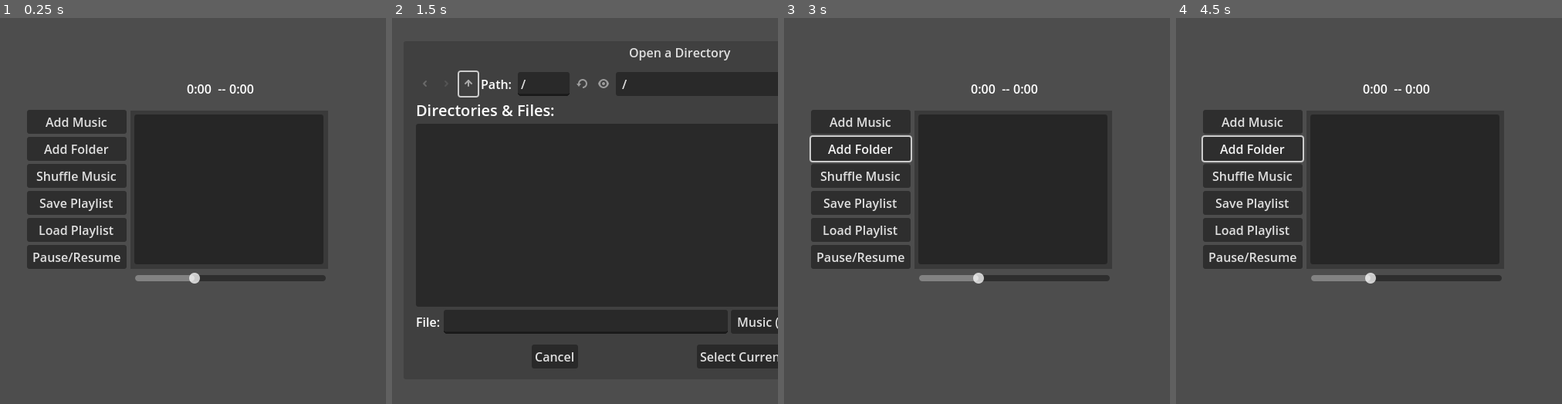
Above: before the commit, frames 1-4 (left to right).
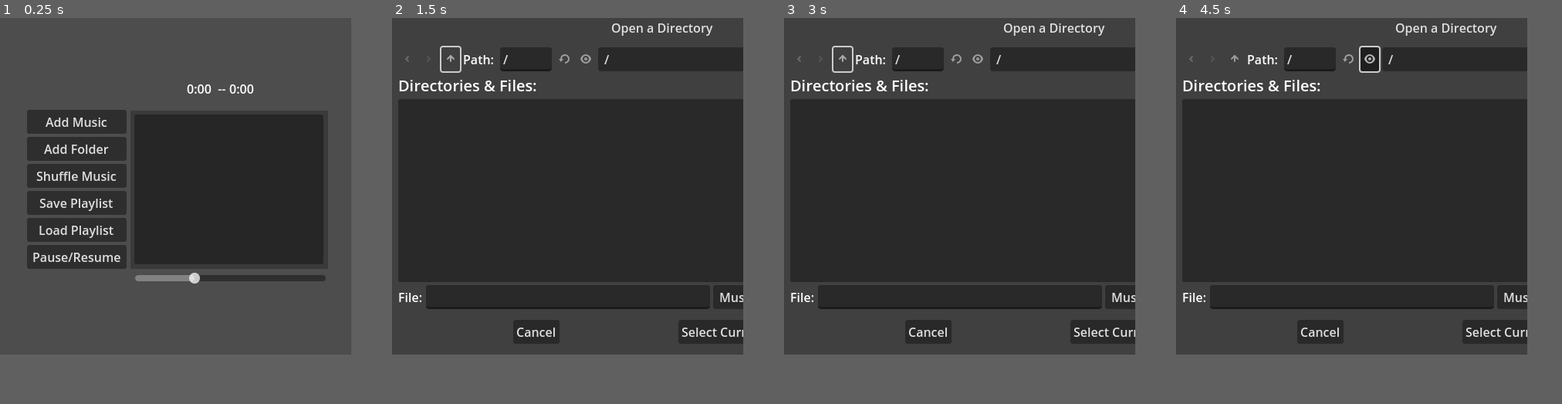
Above: after the commit, the same moments.

Repository: KindaWrks/Music-Player
Game: Godot game, scene res://MusicNode.tscn
Same seed, same stepped clock (60 frames per second), same inputs: the game is played once before the commit and once after it.
Inputs (mouse positions are in pixels of both pictures, inside the frame that each line leads up to; where the layout moved, square brackets give the same spot in the first picture):
- Up to frame 1 (0.25 s): no input
- Up to frame 2 (1.5 s): click "Add Folder" at 0.5 s; click (457, 64) [469, 83] at 1.25 s
- Up to frame 3 (3 s): click (849, 64) [861, 83] at 2 s; click (1154, 357) at 2.75 s, where only the run before the commit has a clickable "Select Current Folder"
- Up to frame 4 (4.5 s): click (1365, 64) at 3.52 s; click (1388, 64) at 4.27 s
In our replay, the window is 500x500 before the commit and 455x436 after it. These sizes can differ from the game's own. Grey fills any space a smaller window leaves; there, only what the larger window draws over its background counts as a difference.

The runs differ from the first frame. In frame 1, only the window size differs. In frame 2, 11% of the frame differs, in the area x 1-100%, y 1-91%; in frame 3, 24%; in frame 4, 24%, in the area x 1-91%, y 1-85%.

Commit message:
resize main window, move fds

Diff:
--- a/MusicNode.tscn
+++ b/MusicNode.tscn
@@ -12,7 +12,7 @@
 
 [node name="FD_OPENfiles" type="FileDialog" parent="."]
 title = "Open File(s)"
-position = Vector2i(23, 62)
+position = Vector2i(0, 30)
 size = Vector2i(454, 400)
 ok_button_text = "Open"
 file_mode = 1
@@ -20,7 +20,7 @@
 
 [node name="FD_OPENfolder" type="FileDialog" parent="."]
 title = "Open a Directory"
-position = Vector2i(23, 62)
+position = Vector2i(0, 30)
 size = Vector2i(454, 400)
 ok_button_text = "Select Current Folder"
 file_mode = 2
--- a/project.godot
+++ b/project.godot
@@ -18,8 +18,8 @@
 
 [display]
 
-window/size/viewport_width=500
-window/size/viewport_height=500
+window/size/viewport_width=455
+window/size/viewport_height=436
 window/size/resizable=false
 
 [filesystem]
